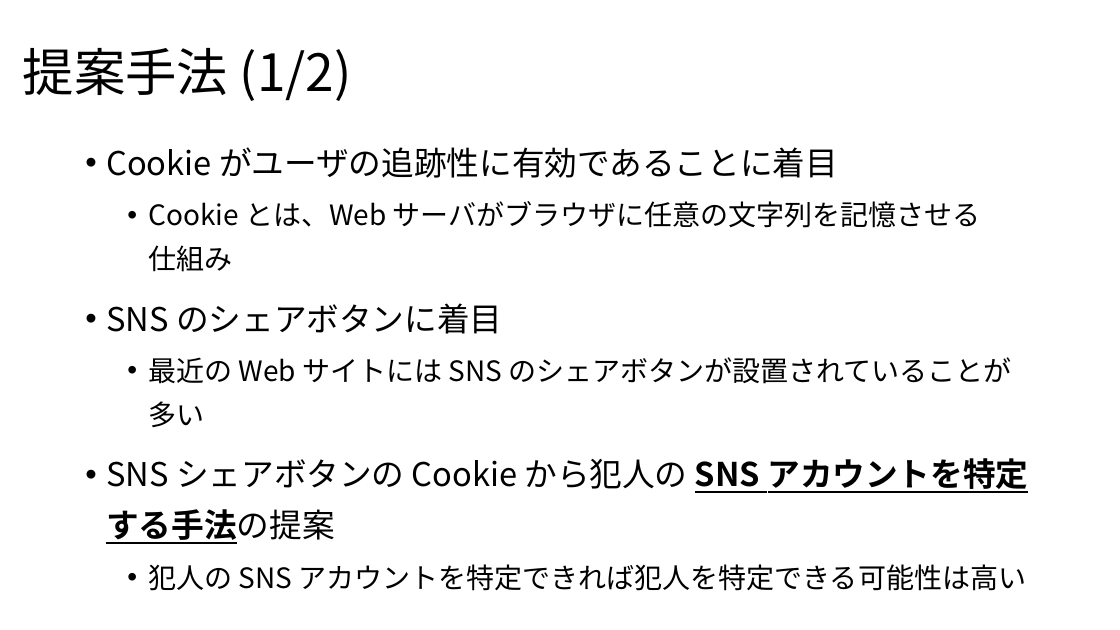
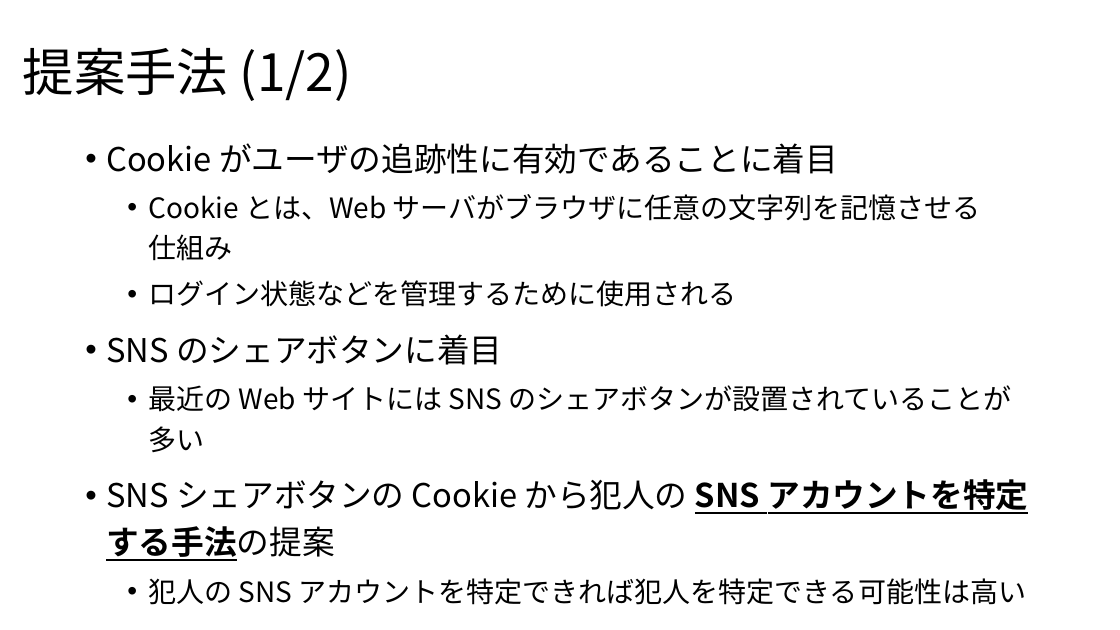
Before and after one commit to noraworld/graduation-thesis, a slide deck: slide 4 of presentation_slides.pptx. Drawn at 1120x630 pixels with LibreOffice and Linux fonts; fonts in the diff are those of the drawing. Boxes give left, top, right and bottom in pixels: in the first picture for what was removed or moved away, otherwise in the second. Text is boxed around its words. In the diff, an @@ line names an element or a change of style, - is before the commit and + after.

Commit message:
ログイン状態を管理するということを Cookie の説明に追加

```diff
--- a/presentation_slides.pptx
+++ b/presentation_slides.pptx
@@ text at (106, 143, 1029, 605): line spacing 1.3 to 1.2 @@
@@ text at (148, 280, 736, 307): paragraph added @@
+  • ログイン状態などを管理するために使用される
```
Also in this commit, not shown: 1 other slide changed.
